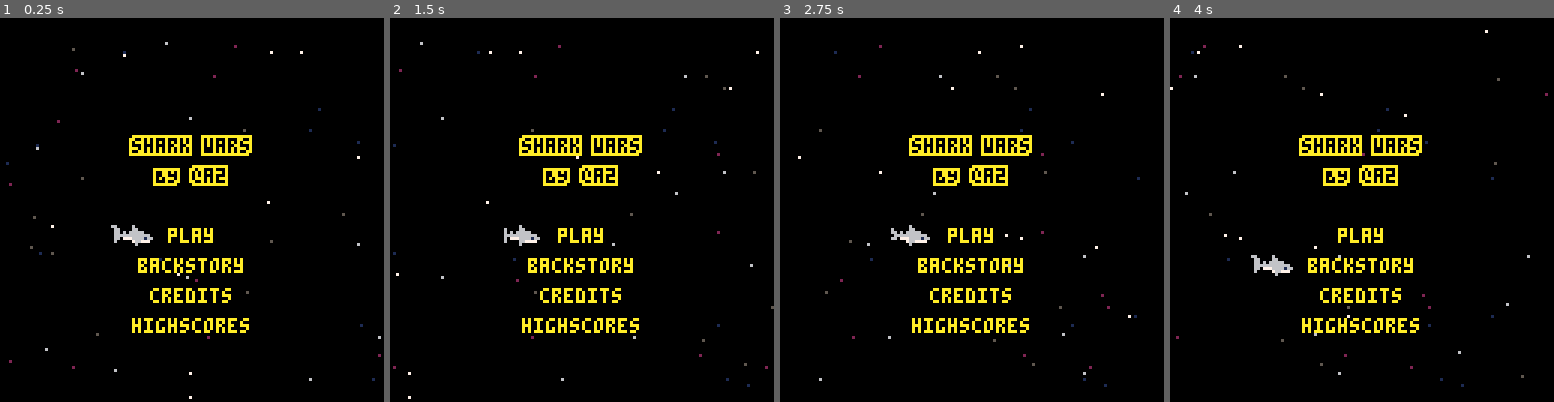
Above: before the commit, frames 1-4 (left to right).
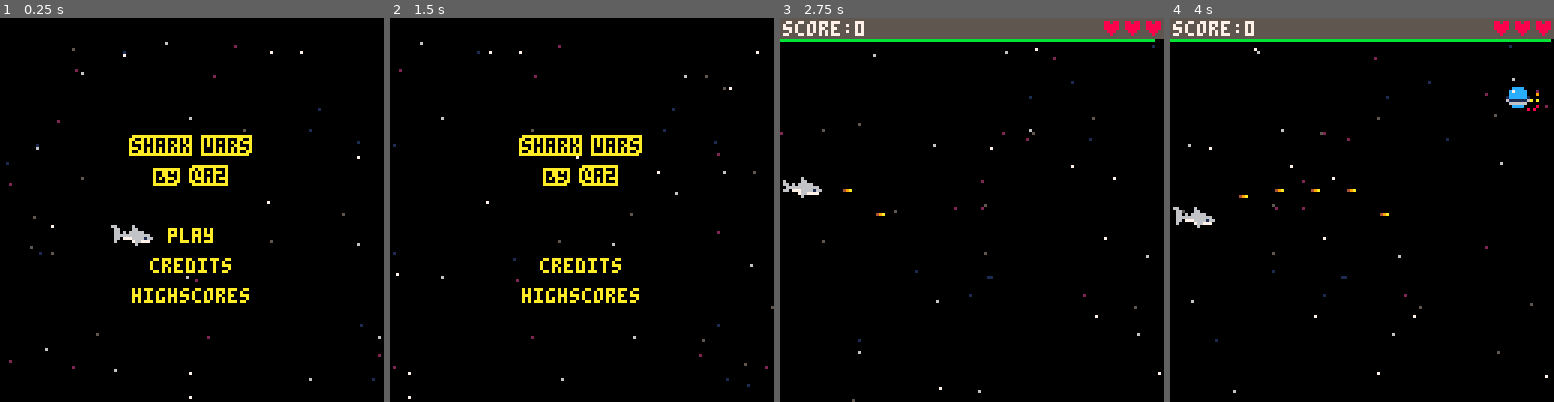
Above: after the commit, the same moments.

Repository: a2/shark-wars
Game: PICO-8 cartridge shark.p8
The game is run twice, just before and just after one commit, with the same random seed, the same clock (stepped at 60 frames per second) and the same inputs.
Inputs:
- Up to frame 1 (0.25 s): no input
- Up to frame 2 (1.5 s): tap X (X key) at 0.33, 1.07 s; tap O (Z key) at 0.7 s
- Up to frame 3 (2.75 s): tap O (Z key) at 1.7, 2.1, 2.5 s; tap X (X key) at 1.85 s; hold Up 2.15-2.42 s
- Up to frame 4 (4 s): tap O (Z key) at 2.9, 3.3, 3.7 s; tap X (X key) at 2.97 s; hold Down 3.63-3.97 s

The runs differ from the first frame. In frame 1, 1.6% of the frame differs, in the area x 34-65%, y 62-83%; in frame 2, 2.1%; in frame 3, 11%; in frame 4, 11%, in the area x 0-100%, y 0-98%.

Commit message:
Continue work on menu, combine large/small sharks

Diff:
--- a/shark.p8
+++ b/shark.p8
@@ -3,6 +3,8 @@
 __lua__
 --shark
 --by a2
+
+cartdata("a2_shark")
 
 function _init()
   add_mode("menu",menu_init,menu_update,menu_draw)
@@ -83,18 +85,34 @@
   mode.title="shark wars"
   mode.subtitle="BY @a2"
   mode.index=1
+  mode.choice=nil
   mode.options={
     "play",
-    "backstory",
     "credits",
     "highscores",
   }
 
-  mode.shark=make_small_shark(44,68)
+  mode.shark=make_menu_shark(44,68)
   make_starfield()
 end
 
 function menu_update(mode)
+  if (btnp(4)) mode.choice=mode.index
+
+  if mode.choice!=nil then
+    mode.shark.x+=4
+
+    if mode.shark.x>140 then
+      if mode.choice==1 then
+        set_mode("intro")
+      else
+        set_mode("menu")
+      end
+    end
+
+    return
+  end
+
   local offset,c=0,#mode.options
   if btnp(2) then
     offset=-1
@@ -103,21 +121,21 @@
   end
 
   mode.index=max(1,min(c,mode.index+offset))
-
-  mode.shark.x=44-2*#mode.options[mode.index]
+  mode.shark.x=hcenter(mode.options[mode.index])-20
   mode.shark.y=58+10*mode.index
 end
 
 function menu_draw(mode)
   local y=40
-  outline(mode.title,64-#mode.title*2,y,0,10)
-  outline(mode.subtitle,64-#mode.subtitle*2,y+10,0,10)
+  outline(mode.title,hcenter(mode.title),y,0,10)
+  outline(mode.subtitle,hcenter(mode.subtitle),y+10,0,10)
 
   local i
   for i=1,#mode.options do
     local opt=mode.options[i]
-    local clr=10--ternary(i==2,6,10)
-    print(opt,64-#opt*2,y+20+10*i,clr)
+    if mode.choice!=i then
+      outline(opt,hcenter(opt),y+20+10*i,10,0)
+    end
   end
 end
 -->8
@@ -333,7 +351,7 @@
   return obj
 end
 
-function make_small_shark(x,y)
+function make_menu_shark(x,y)
   return make_game_object("small_shark",x,y,0,{
     width=16,
     height=8,
@@ -349,23 +367,33 @@
 
 function make_shark(x,y)
   return make_game_object("shark",x,y,0,{
-    width=32,
-    height=16,
+    width=16,--32
+    height=8,--16
     charge=10,
     charge_max=10,
     health=3,
     health_max=3,
     frame=0,
+    big=false,
     charge_speed=function(self)
       local duration=time()-mode.start
       return 0.1-0.05*min(1,duration/60)
+    end,
+    mouth_position=function(self)
+      if self.big then
+        return self.x+30,self.y+9
+      else
+        return self.x+14,self.y+5
+      end
     end,
     update=function(self)
       --shoot on 🅾️
       if btn(4) then
         if self.charge>0 and self.last_laser==nil then
           sfx(1)
-          self.last_laser=make_laser(self.x+30,self.y+9)
+
+          local mx,my=self:mouth_position()
+          self.last_laser=make_laser(mx,my)
           self.charge-=1
         end
       else
@@ -379,10 +407,14 @@
       self.frame=(self.frame+0.5)%8
     end,
     draw=function(self)
-      local offset=2*flr(self.frame%8)
-      local chomp_offset_y=ternary(chomp,32,0)
-      spr(128+offset,self.x,self.y,2,2)
-      spr(64+offset,self.x+16,self.y,2,2)
+      if self.big then
+        local offset=2*flr(self.frame%8)
+        --local chomp_offset_y=ternary(chomp,32,0)
+        spr(128+offset,self.x,self.y,2,2)
+        spr(64+offset,self.x+16,self.y,2,2)
+      else
+        spr(16+2*flr(self.frame),self.x,self.y,2,1)
+      end
     end,
   })
 end
@@ -554,6 +586,10 @@
   foreach_game_object(function(obj,layer,list)
     if (obj.finished) del(list,obj)
   end)
+end
+
+function hcenter(str)
+  return 64-#str*2
 end
 
 function outline(txt,x,y,col1,col2)
